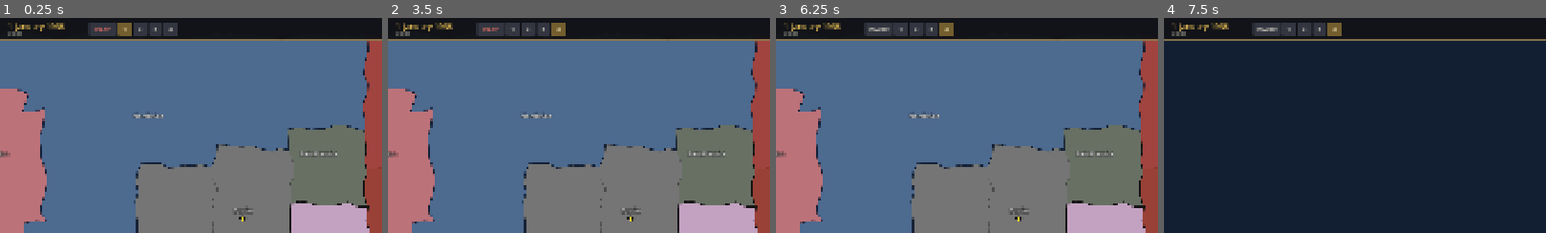
Above: before the commit, frames 1-4 (left to right).
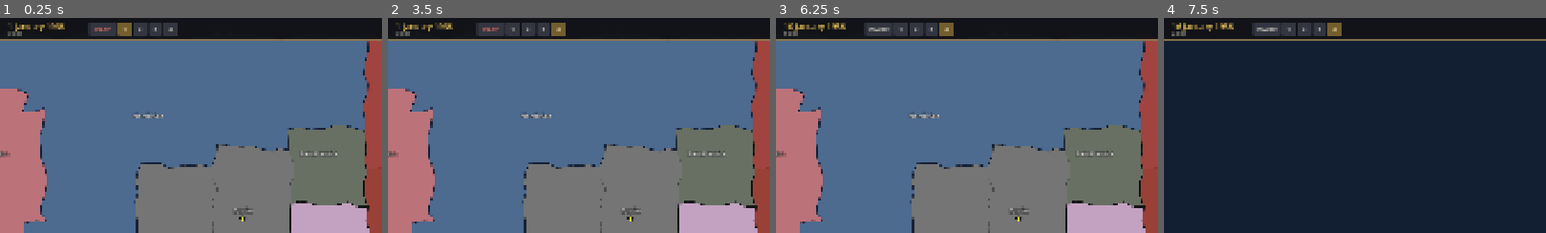
Above: after the commit, the same moments.

Repository: aayanmakwana/-epochs_of_war
Game: Godot game, scene res://scenes/main.tscn
Two runs of this game, one before a commit and one after it. Both use one fixed random seed, a clock stepped at 60 frames per second and the inputs below.
Inputs (mouse positions are % of the whole screen's width and height, from its top left):
- Up to frame 1 (0.25 s): no input
- Up to frame 2 (3.5 s): click "1" at 0.5 s; click "2" at 1.25 s; click "3" at 2 s; click "4" at 2.75 s
- Up to frame 3 (6.25 s): click "PLAY" at 3.5 s; click "PAUSE" at 4.25 s; click "PLAY" at 5 s; click "-" at 5.75 s
- Up to frame 4 (7.5 s): click "+" at 6.5 s; tap Enter at 7.25 s; drag from (91, 89) to (60, 28) at 7.27 s
The pictures show only the part of the screen within x 15-65%, y 0-50%; the shares and areas given below are measured in that part.

Frames 1-2 are identical in both runs. In frame 3, 0.3% of the frame differs, in the area x 2-19%, y 2-8%; in frame 4, 0.3%.

Commit message:
Step 5: time system (TimeManager clock with pause/4 speeds, hour/day/month signals, Simulation tick dispatcher, top bar sync, keyboard shortcuts)

Diff:
--- a/project.godot
+++ b/project.godot
@@ -21,6 +21,8 @@
 EventBus="*res://scripts/autoload/event_bus.gd"
 GameData="*res://scripts/autoload/game_data.gd"
 GameState="*res://scripts/autoload/game_state.gd"
+Simulation="*res://scripts/autoload/simulation.gd"
+TimeManager="*res://scripts/autoload/time_manager.gd"
 
 [display]
 
--- /dev/null
+++ b/scripts/autoload/simulation.gd
@@ -0,0 +1,79 @@
+extends Node
+## Simulation tick dispatcher (autoload "Simulation").
+##
+## TimeManager calls run_hour() after every in-game hour and run_day() after
+## every new day, BEFORE emitting EventBus.hour_passed / day_passed. Game
+## systems (production, research, movement, combat, AI ...) register here so
+## they run in a fixed, deterministic order:
+##
+##     Simulation.register_daily("production", _daily_production, 10)
+##     Simulation.register_hourly("movement", _hourly_movement, 10)
+##
+## Lower order runs first; equal order keeps registration order. Registering
+## an existing name replaces it. Systems read/write GameState and emit their
+## own EventBus signals.
+
+var _hourly: Array[Dictionary] = []   # {name, callable, order, seq}
+var _daily: Array[Dictionary] = []
+var _seq: int = 0
+## Counters (tests / debugging).
+var hours_run: int = 0
+var days_run: int = 0
+
+
+func register_hourly(system_name: String, callable: Callable, order: int = 100) -> void:
+	_register(_hourly, system_name, callable, order)
+
+
+func register_daily(system_name: String, callable: Callable, order: int = 100) -> void:
+	_register(_daily, system_name, callable, order)
+
+
+func unregister(system_name: String) -> void:
+	for list: Array[Dictionary] in [_hourly, _daily]:
+		for i in range(list.size() - 1, -1, -1):
+			if list[i].name == system_name:
+				list.remove_at(i)
+
+
+func hourly_systems() -> PackedStringArray:
+	return _names(_hourly)
+
+
+func daily_systems() -> PackedStringArray:
+	return _names(_daily)
+
+
+func run_hour() -> void:
+	hours_run += 1
+	_run(_hourly)
+
+
+func run_day() -> void:
+	days_run += 1
+	_run(_daily)
+
+
+func _register(list: Array[Dictionary], system_name: String, callable: Callable, order: int) -> void:
+	for i in range(list.size() - 1, -1, -1):
+		if list[i].name == system_name:
+			list.remove_at(i)
+	_seq += 1
+	list.append({"name": system_name, "callable": callable, "order": order, "seq": _seq})
+	list.sort_custom(func(a: Dictionary, b: Dictionary) -> bool:
+		return a.order < b.order if a.order != b.order else a.seq < b.seq)
+
+
+func _run(list: Array[Dictionary]) -> void:
+	# Iterate over a copy: a system may (un)register others while running.
+	for entry: Dictionary in list.duplicate():
+		var c: Callable = entry.callable
+		if c.is_valid():
+			c.call()
+
+
+func _names(list: Array[Dictionary]) -> PackedStringArray:
+	var out: PackedStringArray = []
+	for e in list:
+		out.append(e.name)
+	return out
--- /dev/null
+++ b/scripts/autoload/time_manager.gd
@@ -0,0 +1,184 @@
+extends Node
+## Game clock (autoload "TimeManager").
+##
+## Real time with pause. While a game is active and not paused, the clock
+## advances in whole in-game hours. At speed multiplier 1 one in-game day takes
+## rules.seconds_per_day_at_1x real seconds; speeds come from rules.speeds
+## (default [1, 2, 3, 5] = the doc's 1x / 2x / 3x / 5x).
+##
+## Every hour: GameState.hour/day_index advance, Simulation.run_hour() runs,
+## then EventBus.hour_passed. On a new day: Simulation.run_day(), then
+## EventBus.day_passed (and EventBus.month_passed on the 1st of a month).
+## Simulation runs before the signal so UI listeners see updated state.
+##
+## Any change to speed or pause emits EventBus.speed_changed(index, paused).
+## A new game / load resets to paused at speed 0 (game_state_ready).
+##
+## Keyboard (only while a game is active): Space / P = pause toggle,
+## 1-4 = speed, + / - (also numpad) = faster / slower.
+
+var speeds: Array = [1, 2, 3, 5]
+var speed_index: int = 0
+var paused: bool = true
+## Real seconds per in-game day at multiplier 1.
+var seconds_per_day: float = 1.0
+## Upper bound on hours simulated in one frame (protects against frame spikes).
+var max_hours_per_frame: int = 48
+## Fraction of an in-game hour carried over between frames.
+var _accum_hours: float = 0.0
+
+
+func _ready() -> void:
+	process_mode = Node.PROCESS_MODE_ALWAYS
+	var s: Array = GameData.rule("speeds", speeds)
+	if not s.is_empty():
+		speeds = s.duplicate()
+	seconds_per_day = maxf(0.001, float(GameData.rule("seconds_per_day_at_1x", 1.0)))
+	max_hours_per_frame = maxi(1, int(GameData.rule("max_hours_per_frame", 48)))
+	EventBus.game_state_ready.connect(_on_game_state_ready)
+	EventBus.game_over.connect(func(_r: String) -> void: set_paused(true))
+	_emit()
+
+
+func _on_game_state_ready() -> void:
+	paused = true
+	speed_index = 0
+	_accum_hours = 0.0
+	_emit()
+
+
+# --- Public API ---------------------------------------------------------------
+
+func is_running() -> bool:
+	return GameState.active and not GameState.game_over and not paused
+
+
+func speed_multiplier() -> float:
+	return float(speeds[speed_index])
+
+
+## In-game hours per real second at the current speed (ignores pause).
+func hours_per_second() -> float:
+	return 24.0 / seconds_per_day * speed_multiplier()
+
+
+func set_paused(value: bool) -> void:
+	paused = value
+	_emit()
+
+
+func toggle_pause() -> void:
+	set_paused(not paused)
+
+
+func pause() -> void:
+	set_paused(true)
+
+
+func resume() -> void:
+	set_paused(false)
+
+
+## Select speed [param index] (0-based into speeds). Does not change pause
+## unless [param unpause] is true.
+func set_speed(index: int, unpause: bool = false) -> void:
+	speed_index = clampi(index, 0, speeds.size() - 1)
+	if unpause:
+		paused = false
+	_emit()
+
+
+func faster() -> void:
+	set_speed(speed_index + 1)
+
+
+func slower() -> void:
+	set_speed(speed_index - 1)
+
+
+## Advance the clock by [param hours] whole hours immediately (ignores pause;
+## used by tests, AI fast-forward and debugging). Stops early on game over.
+func advance_hours(hours: int) -> void:
+	for i in hours:
+		if not GameState.active or GameState.game_over:
+			return
+		_step_hour()
+
+
+func advance_days(days: int) -> void:
+	advance_hours(days * 24)
+
+
+# --- Clock -------------------------------------------------------------------
+
+func _process(delta: float) -> void:
+	if not GameState.active or GameState.game_over:
+		return
+	GameState.time_played += delta
+	if paused:
+		return
+	_accum_hours += delta * hours_per_second()
+	var whole := int(floor(_accum_hours))
+	if whole <= 0:
+		return
+	if whole > max_hours_per_frame:
+		# Drop the excess instead of spiralling after a long frame.
+		whole = max_hours_per_frame
+		_accum_hours = 0.0
+	else:
+		_accum_hours -= whole
+	for i in whole:
+		if paused or not GameState.active or GameState.game_over:
+			break
+		_step_hour()
+
+
+func _step_hour() -> void:
+	GameState.hour += 1
+	var new_day := false
+	if GameState.hour >= 24:
+		GameState.hour = 0
+		GameState.day_index += 1
+		new_day = true
+	Simulation.run_hour()
+	EventBus.hour_passed.emit(GameState.hour)
+	if new_day:
+		Simulation.run_day()
+		EventBus.day_passed.emit(GameState.day_index)
+		var d := GameDate.from_index(GameState.day_index)
+		if d.day == 1:
+			EventBus.month_passed.emit(d.year, d.month)
+
+
+func _emit() -> void:
+	EventBus.speed_changed.emit(speed_index, paused)
+
+
+# --- Keyboard ------------------------------------------------------------------
+
+func _unhandled_input(event: InputEvent) -> void:
+	if not GameState.active:
+		return
+	var k := event as InputEventKey
+	if k == null or not k.pressed or k.echo:
+		return
+	var handled := true
+	match k.keycode:
+		KEY_SPACE, KEY_P, KEY_PAUSE:
+			toggle_pause()
+		KEY_1, KEY_KP_1:
+			set_speed(0)
+		KEY_2, KEY_KP_2:
+			set_speed(1)
+		KEY_3, KEY_KP_3:
+			set_speed(2)
+		KEY_4, KEY_KP_4:
+			set_speed(3)
+		KEY_EQUAL, KEY_PLUS, KEY_KP_ADD:
+			faster()
+		KEY_MINUS, KEY_KP_SUBTRACT:
+			slower()
+		_:
+			handled = false
+	if handled:
+		get_viewport().set_input_as_handled()
--- a/scripts/ui/top_bar.gd
+++ b/scripts/ui/top_bar.gd
@@ -45,6 +45,12 @@
 	EventBus.nation_changed.connect(_on_nation_changed)
 	EventBus.province_changed.connect(func(_p: String) -> void: refresh_resources())
 	EventBus.speed_changed.connect(_on_speed_changed)
+	# The TimeManager may have emitted speed_changed before this bar existed.
+	var tm := _time_manager()
+	if tm and "speed_index" in tm and "paused" in tm:
+		speed_index = tm.speed_index
+		paused = tm.paused
+		_update_speed_buttons()
 	refresh()
 
 
--- /dev/null
+++ b/tests/test_step5_time.gd
@@ -0,0 +1,246 @@
+extends "res://tests/test_base.gd"
+## Step 5: time system. TimeManager clock (pause, 4 speeds, hour/day/month
+## signals, frame cap, game over), Simulation tick dispatcher, top bar
+## controls + date display, keyboard shortcuts.
+## (Untyped vars on purpose: see PROGRESS.md "Tests and autoload names".)
+
+var speed_events: Array = []
+var log: Array = []
+
+
+func run_tests() -> void:
+	var gs: Node = autoload("GameState")
+	var bus: Node = autoload("EventBus")
+	var tm: Node = autoload("TimeManager")
+	var sim: Node = autoload("Simulation")
+	check(tm != null, "TimeManager autoload present")
+	check(sim != null, "Simulation autoload present")
+	if tm == null or sim == null:
+		return
+	var names: Array = []
+	for c in root.get_children():
+		names.append(String(c.name))
+	check(names.find("Simulation") > names.find("GameState") and names.find("TimeManager") > names.find("Simulation"),
+		"autoload order GameState < Simulation < TimeManager")
+	check_eq(tm.speeds.map(func(x) -> float: return float(x)), [1.0, 2.0, 3.0, 5.0], "speeds 1x 2x 3x 5x from rules")
+	check(tm.paused and tm.speed_index == 0, "starts paused at speed 1")
+
+	bus.speed_changed.connect(func(i: int, p: bool) -> void: speed_events.append([i, p]))
+	bus.hour_passed.connect(func(h: int) -> void: log.append("hour:%d" % h))
+	bus.day_passed.connect(func(d: int) -> void: log.append("day:%d" % d))
+	bus.month_passed.connect(func(y: int, m: int) -> void: log.append("month:%d-%d" % [y, m]))
+
+	# --- New game resets the clock state ---
+	tm.set_speed(3, true)
+	speed_events.clear()
+	gs.new_game("germany")
+	check(tm.paused and tm.speed_index == 0, "new game -> paused, speed 1")
+	check(speed_events.size() >= 1 and speed_events[-1] == [0, true], "speed_changed emitted on new game")
+	check_eq(gs.day_index, 0, "starts day 0")
+	check_eq(gs.hour, 0, "starts hour 0")
+
+	# --- Paused: nothing moves ---
+	tm._process(5.0)
+	for i in 5:
+		await process_frame
+	check(gs.day_index == 0 and gs.hour == 0, "paused clock does not advance")
+
+	# --- Pause / speed API ---
+	speed_events.clear()
+	tm.toggle_pause()
+	check(not tm.paused and speed_events[-1] == [0, false], "toggle_pause resumes + emits")
+	tm.toggle_pause()
+	check(tm.paused and speed_events[-1] == [0, true], "toggle_pause pauses + emits")
+	tm.set_speed(2)
+	check(tm.speed_index == 2 and tm.paused and speed_events[-1] == [2, true], "set_speed keeps pause")
+	tm.set_speed(99)
+	check_eq(tm.speed_index, 3, "set_speed clamps high")
+	tm.set_speed(-5)
+	check_eq(tm.speed_index, 0, "set_speed clamps low")
+	tm.faster()
+	tm.faster()
+	check_eq(tm.speed_index, 2, "faster")
+	tm.slower()
+	check_eq(tm.speed_index, 1, "slower")
+	tm.set_speed(0, true)
+	check(not tm.paused and tm.speed_index == 0, "set_speed(unpause=true) resumes")
+	tm.pause()
+	check(tm.paused, "pause()")
+	tm.resume()
+	check(not tm.paused, "resume()")
+	tm.pause()
+
+	# --- Clock rate: 1x = 1 real second per day (rules.seconds_per_day_at_1x) ---
+	check_eq(tm.hours_per_second(), 24.0, "1x = 24 hours per second")
+	tm.set_speed(0, true)
+	log.clear()
+	tm._process(0.125)
+	check_eq(gs.hour, 3, "0.125 s at 1x = 3 hours")
+	check_eq(log, ["hour:1", "hour:2", "hour:3"], "hour_passed each hour")
+	for i in 7:
+		tm._process(0.125)
+	check(gs.day_index == 1 and gs.hour == 0, "1 s at 1x = 1 day")
+	check(log.count("day:1") == 1 and log.find("day:1") == log.find("hour:0") + 1, "day_passed once, after hour_passed(0)")
+	check_eq(gs.date_string(), "2 January 1936", "date advanced")
+	# fractional hours carry over
+	tm._process(0.02)   # 0.48 h
+	check_eq(gs.hour, 0, "partial hour not applied yet")
+	tm._process(0.02)   # 0.96 h
+	tm._process(0.002)  # 1.008 h
+	check_eq(gs.hour, 1, "partial hours accumulate")
+
+	# Relative speeds: same real time, hours proportional to 1:2:3:5
+	var mults := [1, 2, 3, 5]
+	for si in 4:
+		tm.set_speed(si, true)
+		var before: int = gs.day_index * 24 + gs.hour
+		for i in 8:
+			tm._process(0.125)
+		var after: int = gs.day_index * 24 + gs.hour
+		check_eq(after - before, 24 * mults[si], "1 s at speed %d = %d days" % [si + 1, mults[si]])
+
+	# Frame cap: a huge frame simulates at most max_hours_per_frame
+	tm.set_speed(3, true)
+	var b2: int = gs.day_index * 24 + gs.hour
+	tm._process(10.0)
+	check_eq(gs.day_index * 24 + gs.hour - b2, tm.max_hours_per_frame, "long frame capped at max_hours_per_frame")
+	tm.pause()
+
+	# --- Month / leap year ---
+	gs.new_game("germany")
+	log.clear()
+	tm.advance_days(31)
+	check_eq(gs.date_string(), "1 February 1936", "advance_days(31)")
+	check(log.has("month:1936-2"), "month_passed(1936, 2) on 1 February")
+	check_eq(log.count("day:%d" % 31), 1, "day_passed(31)")
+	var day_count := 0
+	for e in log:
+		if String(e).begins_with("day:"):
+			day_count += 1
+	check_eq(day_count, 31, "31 day_passed signals")
+	tm.advance_days(29)
+	check_eq(gs.date_string(), "1 March 1936", "1936 is a leap year (29 Feb)")
+	tm.advance_hours(5)
+	check_eq(gs.hour, 5, "advance_hours")
+	check(tm.paused, "advance_* does not unpause")
+
+	# --- Simulation dispatcher ---
+	var order: Array = []
+	sim.register_daily("t_late", func() -> void: order.append("late"), 50)
+	sim.register_daily("t_early", func() -> void: order.append("early"), 5)
+	sim.register_daily("t_mid", func() -> void: order.append("mid:%d" % gs.day_index), 20)
+	sim.register_hourly("t_hour", func() -> void: order.append("h"), 1)
+	check(Array(sim.daily_systems()).slice(-3) == ["t_early", "t_mid", "t_late"] or
+		(sim.daily_systems().find("t_early") < sim.daily_systems().find("t_mid")
+		and sim.daily_systems().find("t_mid") < sim.daily_systems().find("t_late")), "daily systems sorted by order")
+	var seen_in_signal: Array = []
+	var cb := func(_d: int) -> void: seen_in_signal.append(order.duplicate())
+	bus.day_passed.connect(cb)
+	gs.hour = 23
+	var days_before: int = sim.days_run
+	tm.advance_hours(1)
+	bus.day_passed.disconnect(cb)
+	check_eq(order, ["h", "early", "mid:%d" % gs.day_index, "late"], "hourly then daily systems in order, with new date")
+	check(seen_in_signal.size() == 1 and seen_in_signal[0].size() == 4, "systems ran before day_passed was emitted")
+	check_eq(sim.days_run - days_before, 1, "days_run counter")
+	sim.register_daily("t_mid", func() -> void: order.append("mid2"), 1)
+	check_eq(sim.daily_systems().count("t_mid"), 1, "re-register replaces")
+	order.clear()
+	tm.advance_hours(24)
+	check_eq(order.filter(func(x) -> bool: return x != "h"), ["mid2", "early", "late"], "replaced system uses new order")
+	check_eq(order.count("h"), 24, "hourly system 24x per day")
+	for n in ["t_late", "t_early", "t_mid", "t_hour"]:
+		sim.unregister(n)
+	check(not sim.daily_systems().has("t_late") and not sim.hourly_systems().has("t_hour"), "unregister")
+	order.clear()
+	tm.advance_hours(24)
+	check(order.is_empty(), "unregistered systems no longer run")
+
+	# --- Game over stops the clock ---
+	tm.set_speed(0, true)
+	gs.game_over = true
+	var b3: int = gs.day_index * 24 + gs.hour
+	tm._process(1.0)
+	tm.advance_hours(10)
+	check_eq(gs.day_index * 24 + gs.hour, b3, "clock frozen when game over")
+	bus.game_over.emit("victory")
+	check(tm.paused, "game_over signal pauses")
+	gs.game_over = false
+
+	# --- time_played counts real time while active ---
+	var tp: float = gs.time_played
+	tm._process(0.5)
+	check(gs.time_played >= tp + 0.5 - 0.0001, "time_played accumulates (paused too)")
+
+	# --- Top bar wired to the TimeManager ---
+	root.size = Vector2i(1920, 1080)
+	gs.new_game("germany")
+	tm.set_speed(1)   # before the HUD exists: bar must sync on _ready
+	var game = (load("res://scenes/game/game.tscn") as PackedScene).instantiate()
+	root.add_child(game)
+	for i in 3:
+		await process_frame
+	tm.pause()
+	var top = game.hud.top_bar
+	tm.set_speed(1)
+	check(top.speed_buttons[1].button_pressed and top.paused, "top bar mirrors TimeManager state")
+	check_eq(top.pause_button.text, "PLAY", "pause button shows PLAY when paused")
+	top.pause_button.pressed.emit()
+	check(not tm.paused and not top.paused, "pause button resumes clock")
+	check_eq(top.pause_button.text, "PAUSE", "pause button shows PAUSE when running")
+	top.speed_buttons[3].pressed.emit()
+	check(tm.speed_index == 3 and top.speed_buttons[3].button_pressed and not top.speed_buttons[1].button_pressed,
+		"speed button sets TimeManager speed")
+	top.pause_button.pressed.emit()
+	check(tm.paused and top.paused, "pause button pauses clock")
+	tm.advance_hours(7)
+	check_eq(top.time_label.text, "07:00", "time label follows hour_passed")
+	tm.advance_hours(17)
+	check_eq(top.date_label.text, "2 January 1936", "date label follows day_passed")
+
+	# Real frames: running clock advances on its own
+	tm.set_speed(3, true)
+	var b4: int = gs.day_index * 24 + gs.hour
+	await create_timer(0.5).timeout
+	var adv: int = gs.day_index * 24 + gs.hour - b4
+	check(adv >= 24 and adv <= 5 * 24 * 2, "clock advances in real time at 5x (%d hours in ~0.5 s)" % adv)
+	check_eq(top.date_label.text, gs.date_string(), "date label up to date while running")
+	tm.pause()
+	var b5: int = gs.day_index * 24 + gs.hour
+	for i in 10:
+		await process_frame
+	check_eq(gs.day_index * 24 + gs.hour, b5, "pause stops the real-time clock")
+
+	# --- Keyboard shortcuts ---
+	tm.set_speed(0)
+	_key(KEY_SPACE)
+	check(not tm.paused, "Space resumes")
+	_key(KEY_SPACE)
+	check(tm.paused, "Space pauses")
+	_key(KEY_3)
+	check_eq(tm.speed_index, 2, "key 3 -> speed 3")
+	_key(KEY_EQUAL)
+	check_eq(tm.speed_index, 3, "+ -> faster")
+	_key(KEY_MINUS)
+	_key(KEY_MINUS)
+	check_eq(tm.speed_index, 1, "- -> slower")
+	check(top.speed_buttons[1].button_pressed, "top bar follows keyboard speed")
+	_key(KEY_P)
+	check(not tm.paused, "P toggles pause")
+	tm.pause()
+
+	game.queue_free()
+	await process_frame
+
+
+func _key(code: Key) -> void:
+	var e := InputEventKey.new()
+	e.keycode = code
+	e.physical_keycode = code
+	e.pressed = true
+	root.push_input(e)
+	var up := InputEventKey.new()
+	up.keycode = code
+	up.physical_keycode = code
+	up.pressed = false
+	root.push_input(up)
Not shown, added: scripts/autoload/simulation.gd.uid
Not shown, added: scripts/autoload/time_manager.gd.uid
Not shown, added: tests/test_step5_time.gd.uid
